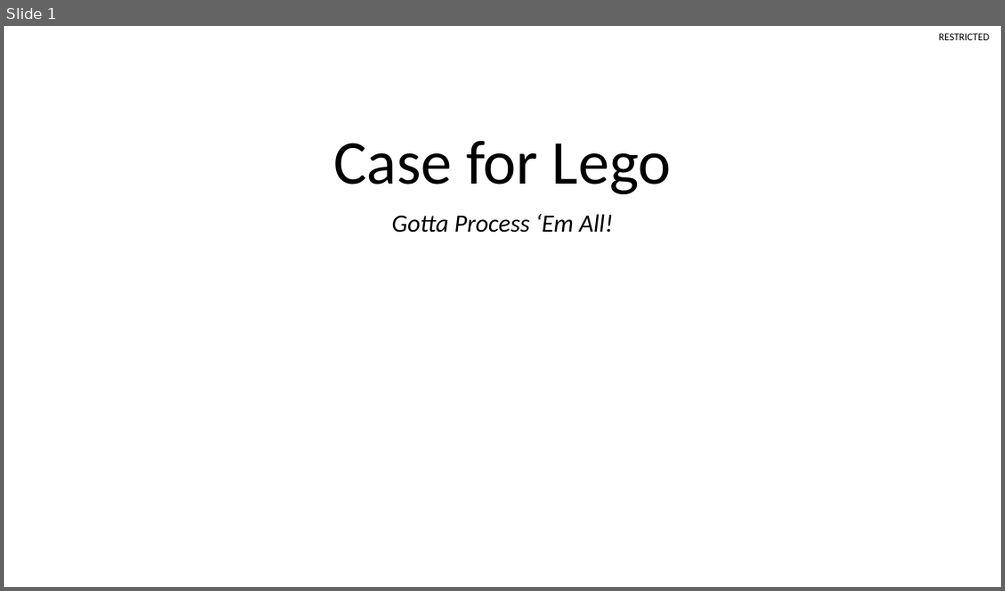
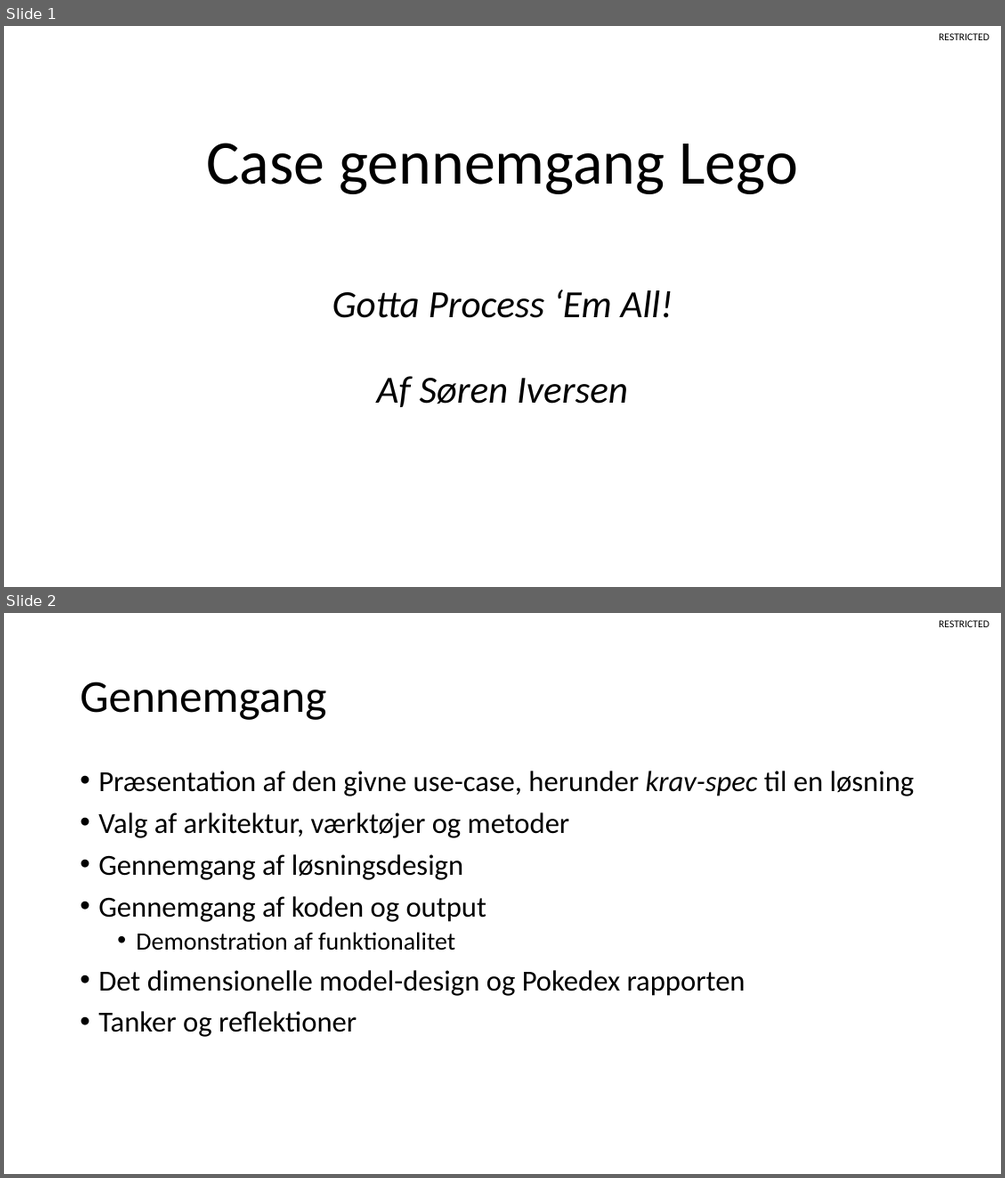
Before and after one commit to SorenKoelbaek/PokemonCase, a slide deck: Presentation/Presentation.pptx. Shown one above the other, each under a label of ours: slide 1 before the commit, slides 1 and 2 after it. The pictures are 1005x591 and 1005x1178 pixels, drawn with LibreOffice and Linux fonts; fonts in the diff are those of the drawing. Boxes give left, top, right and bottom in pixels: in the first picture for what was removed or moved away, otherwise in the second. Text is boxed around its words. In the diff, an @@ line names an element or a change of style, - is before the commit and + after.

Commit message:
Klar til Præsentation

```diff
--- a/Presentation/Presentation.pptx
+++ b/Presentation/Presentation.pptx
@@ slide 2 added at (4,613,1001,1174), background #FFFFFF; not listed: 1 template element that a slide beside it also shows @@
@@ title added at (80,682,326,720), 44 pt, text #000000 @@
+Gennemgang
@@ text added at (98,771,914,1037), 28 pt, text #000000 @@
+• Præsentation af den givne use-case, herunder krav-spec til en løsning
+• Valg af arkitektur, værktøjer og metoder
+• Gennemgang af løsningsdesign
+• Gennemgang af koden og output
+  • Demonstration af funktionalitet
+• Det dimensionelle model-design og Pokedex rapporten
+• Tanker og reflektioner
@@ slide 1 changed as well @@
@@ title at (207,143,798,194): text changed @@
-Case for Lego
+Case gennemgang Lego
@@ subtitle "Gotta Process ‘Em All!": place and size @@
-subtitle "Gotta Process ‘Em All!" at (392,214,613,232)
+subtitle "Gotta Process ‘Em All!" at (332,289,673,407)
@@ subtitle at (332,289,673,318): size 24 to 37 pt in "Gotta Process ‘Em All!"; line spacing 0.9 to 0.7 @@
@@ subtitle at (377,376,628,407): paragraph added @@
+Af Søren Iversen
```
Also in this commit, not shown: 5 other slides changed, 1 other slide added, 1 other file.
